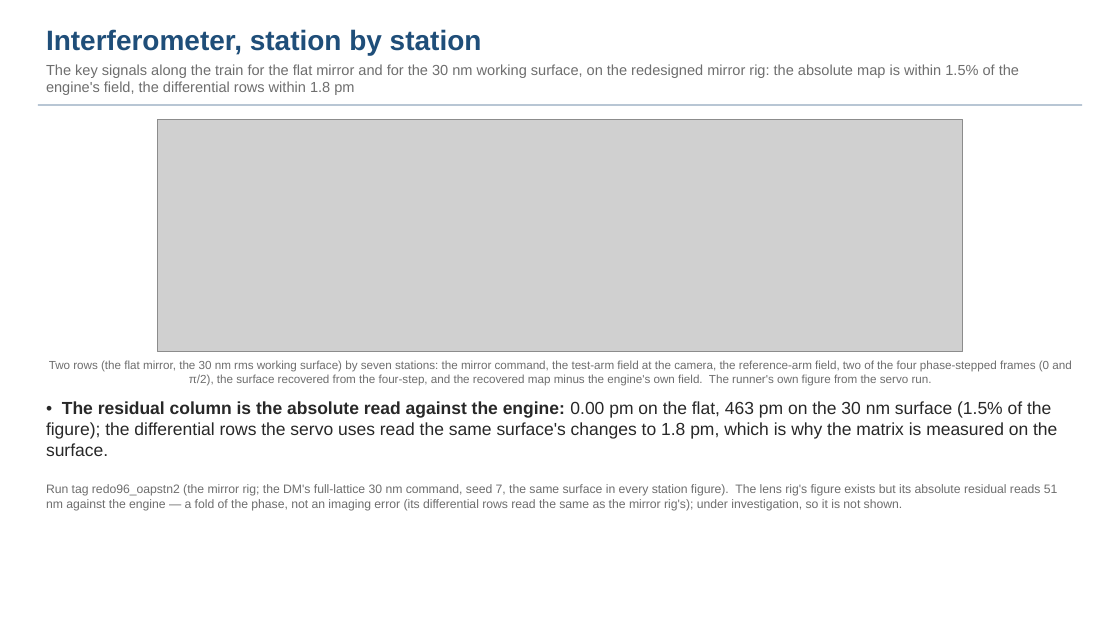
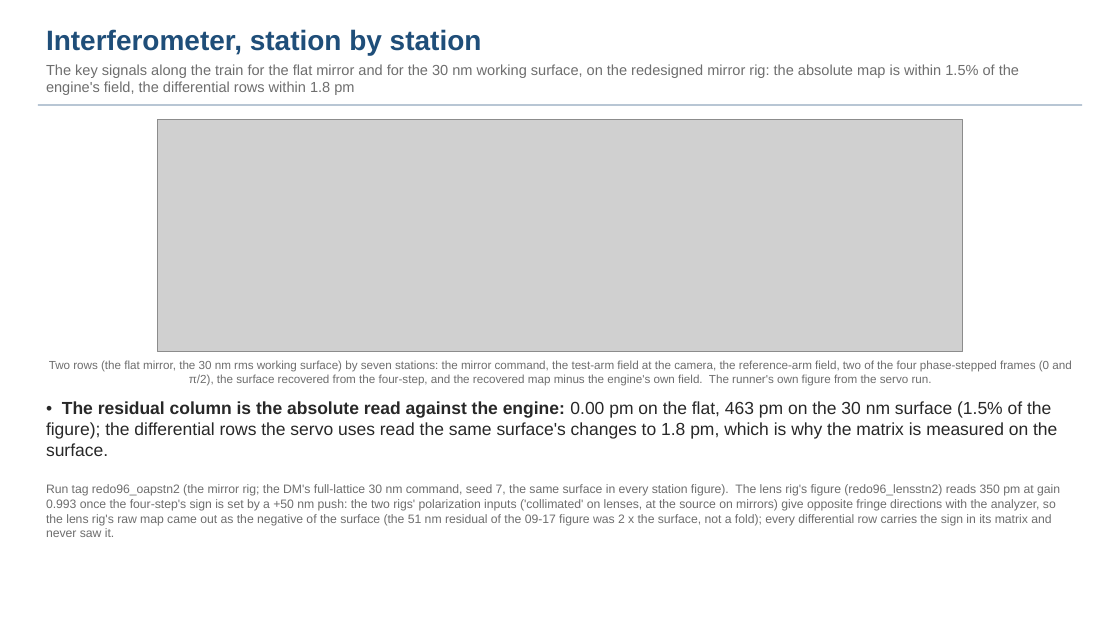
Before and after one commit to nasa-jpl/macos, a slide deck: slide 13 of demo_session/deck_gauges.pptx. Drawn at 1120x630 pixels with LibreOffice and Linux fonts; fonts in the diff are those of the drawing; grey boxes stand for pictures. Boxes give left, top, right and bottom in pixels: in the first picture for what was removed or moved away, otherwise in the second. Text is boxed around its words. In the diff, an @@ line names an element or a change of style, - is before the commit and + after.

```diff
--- a/demo_session/deck_gauges.pptx
+++ b/demo_session/deck_gauges.pptx
@@ text at [46,484,1060,537]: text changed @@
-Run tag redo96_oapstn2 (the mirror rig; the DM's full-lattice 30 nm command, seed 7, the same surface in every station figure). The lens rig's figure exists but its absolute residual reads 51 nm against the engine — a fold of the phase, not an imaging error (its differential rows read the same as the mirror rig's); under investigation, so it is not shown.
+Run tag redo96_oapstn2 (the mirror rig; the DM's full-lattice 30 nm command, seed 7, the same surface in every station figure). The lens rig's figure (redo96_lensstn2) reads 350 pm at gain 0.993 once the four-step's sign is set by a +50 nm push: the two rigs' polarization inputs ('collimated' on lenses, at the source on mirrors) give opposite fringe directions with the analyzer, so the lens rig's raw map came out as the negative of the surface (the 51 nm residual of the 09-17 figure was 2 x the surface, not a fold); every differential row carries the sign in its matrix and never saw it.
```
Also in this commit, not shown: 1 other slide changed, 7 other files.
